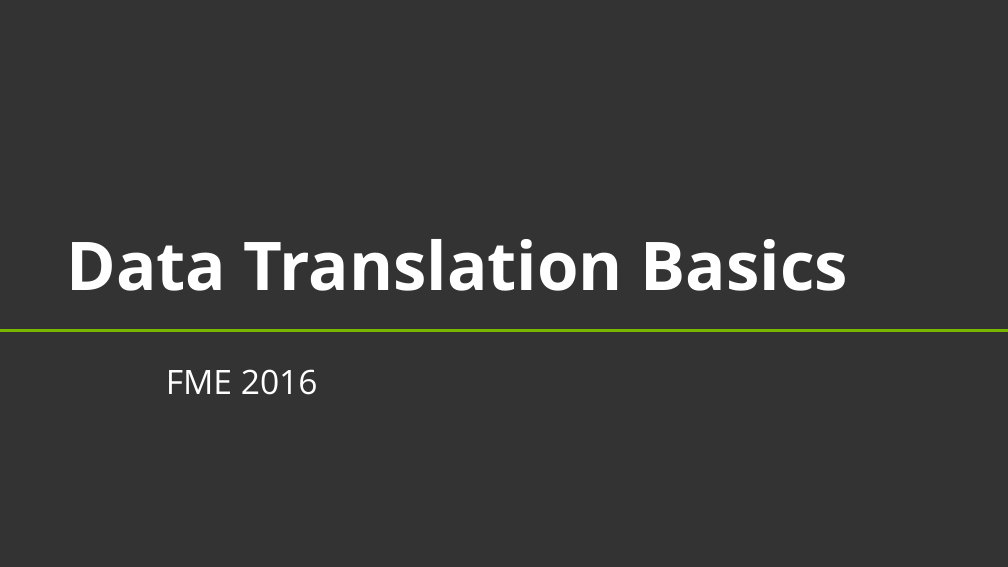
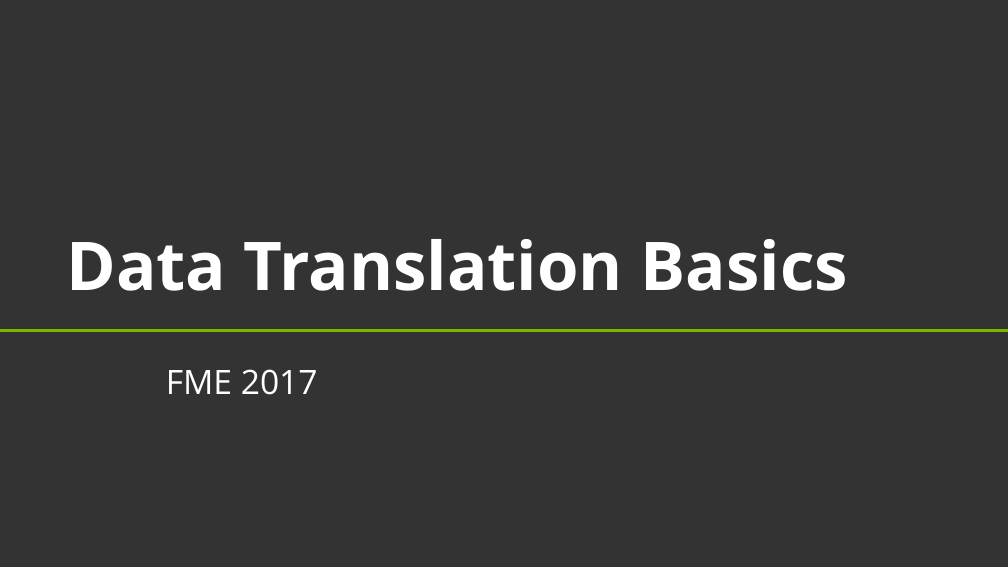
Before and after one commit to safesoftware/FMETraining, a slide deck: slide 1 of DesktopBasic1Basics/DataTranslationBasics.pptx. Drawn at 1008x567 pixels with LibreOffice and Linux fonts; fonts in the diff are those of the drawing; background and template pictures are left out. Boxes give left, top, right and bottom in pixels: in the first picture for what was removed or moved away, otherwise in the second. Text is boxed around its words. In the diff, an @@ line names an element or a change of style, - is before the commit and + after.

```diff
--- a/DesktopBasic1Basics/DataTranslationBasics.pptx
+++ b/DesktopBasic1Basics/DataTranslationBasics.pptx
@@ subtitle at (166, 369, 318, 395): text changed @@
-FME 2016
+FME 2017
```
Also in this commit, not shown: 10 other files.
